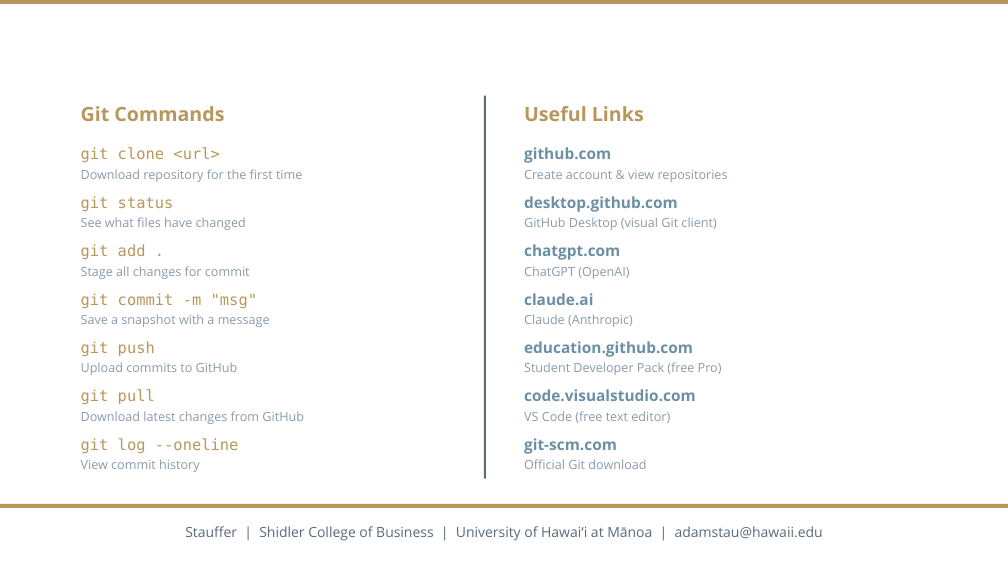
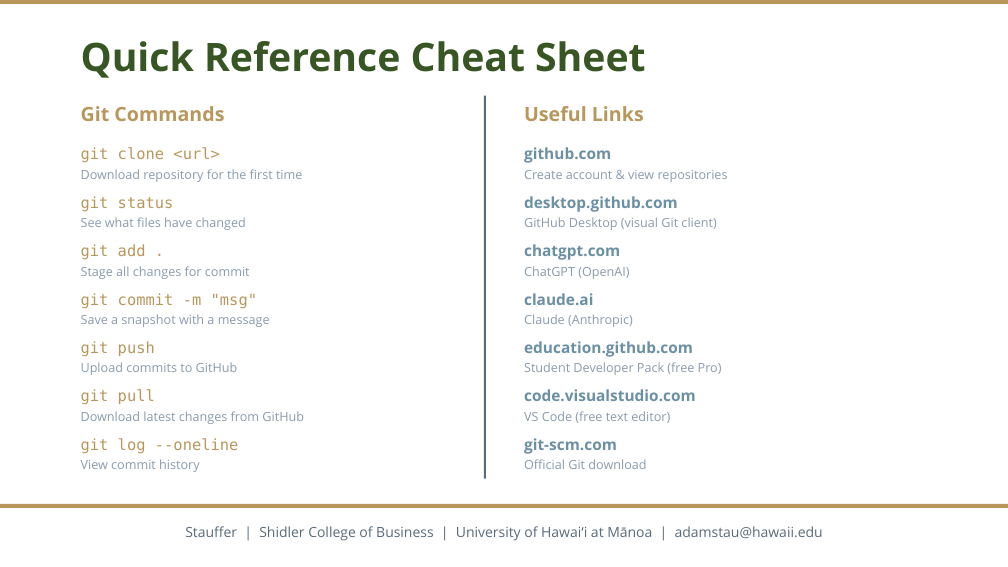
Before and after one commit to adamwstauffer/shidler, a slide deck: slide 22 of courses/BUS-629-VEMBA-International-Corporate-Finance/BUS629_AI_Ratios_Project.pptx. Drawn at 1008x567 pixels with LibreOffice and Linux fonts; fonts in the diff are those of the drawing. Boxes give left, top, right and bottom in pixels: in the first picture for what was removed or moved away, otherwise in the second. Text is boxed around its words. In the diff, an @@ line names an element or a change of style, - is before the commit and + after.

```diff
--- a/courses/BUS-629-VEMBA-International-Corporate-Finance/BUS629_AI_Ratios_Project.pptx
+++ b/courses/BUS-629-VEMBA-International-Corporate-Finance/BUS629_AI_Ratios_Project.pptx
@@ text added at [81,41,646,78], 28 pt, text #385723, bold @@
+Quick Reference Cheat Sheet
```
Also in this commit, not shown: 3 other slides changed, 1 other file.
